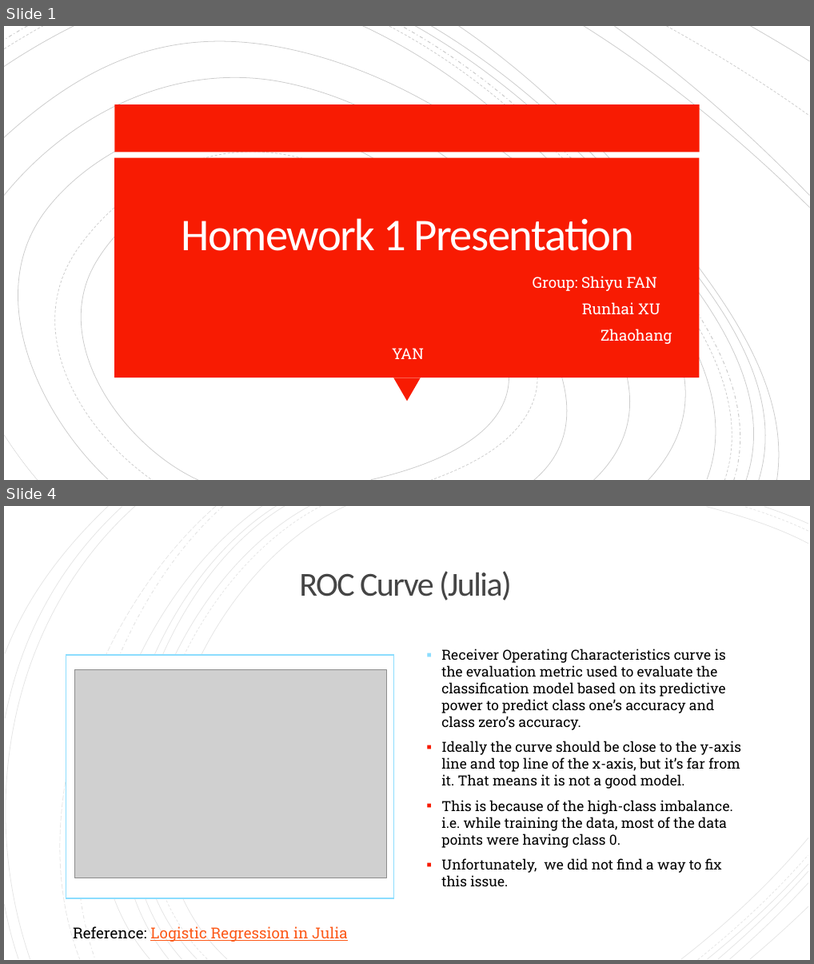
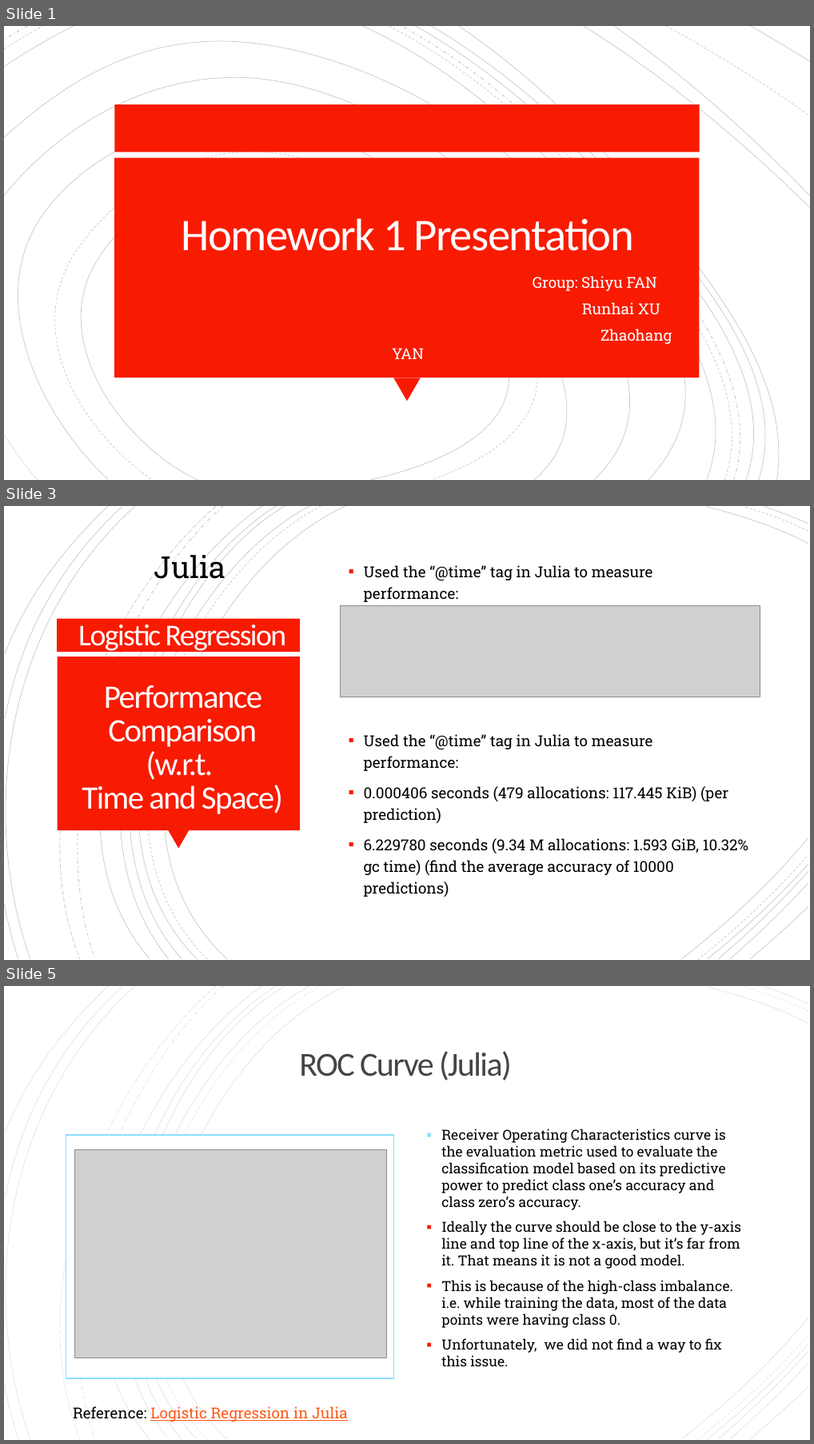
Before and after one commit to ymart1n/ML-Research-Repo, a slide deck: Homework 1/hw1-pre.pptx. Shown one above the other, each under a label of ours: slides 1 and 4 before the commit, slides 1, 3 and 5 after it; the slides between them are not shown. The pictures are 814x964 and 814x1444 pixels, drawn with LibreOffice and Linux fonts; fonts in the diff are those of the drawing; grey boxes stand for pictures. Boxes give left, top, right and bottom in pixels: in the first picture for what was removed or moved away, otherwise in the second. Text is boxed around its words. In the diff, an @@ line names an element or a change of style, - is before the commit and + after.

```diff
--- a/Homework 1/hw1-pre.pptx
+++ b/Homework 1/hw1-pre.pptx
@@ slide 3 added at (x1=4, y1=506, x2=810, y2=960), background #FFFFFF; not listed: 18 template elements that a slide beside it also shows @@
@@ text added at (x1=154, y1=551, x2=226, y2=586), 36 pt, text #000000 @@
+Julia
@@ text added at (x1=364, y1=565, x2=654, y2=602), 18 pt, text #000000 @@
+▪ Used the “@time” tag in Julia to measure performance:
@@ rectangle added at (x1=58, y1=619, x2=301, y2=652), fill #F81B02 @@
@@ title added at (x1=78, y1=624, x2=287, y2=652), 36 pt, text #FFFEFF @@
+Logistic Regression
@@ picture added at (x1=340, y1=606, x2=761, y2=696) @@
@@ rectangle added at (x1=58, y1=656, x2=300, y2=830), fill #F81B02 @@
@@ text added at (x1=82, y1=685, x2=283, y2=814), 39 pt, text #FFFEFF @@
+Performance Comparison
+(w.r.t.
+Time and Space)
@@ text added at (x1=364, y1=734, x2=749, y2=896), 18 pt, text #000000 @@
+▪ Used the “@time” tag in Julia to measure performance:
+▪ 0.000406 seconds (479 allocations: 117.445 KiB) (per prediction)
+▪ 6.229780 seconds (9.34 M allocations: 1.593 GiB, 10.32% gc time) (find the average accuracy of 10000 predictions)
@@ triangle added at (x1=168, y1=830, x2=189, y2=848), fill #F81B02 @@
@@ freeform shape added at (x1=682, y1=837, x2=809, y2=959), outline #000000 0.75 pt @@
@@ freeform shape added at (x1=708, y1=864, x2=809, y2=959), outline #000000 0.75 pt @@
@@ freeform shape added at (x1=718, y1=871, x2=809, y2=959), outline #000000 0.75 pt @@
@@ what was slide 4 is now slide 5 @@
```
Also in this commit, not shown: 2 slides changed, 4 other slides added.
